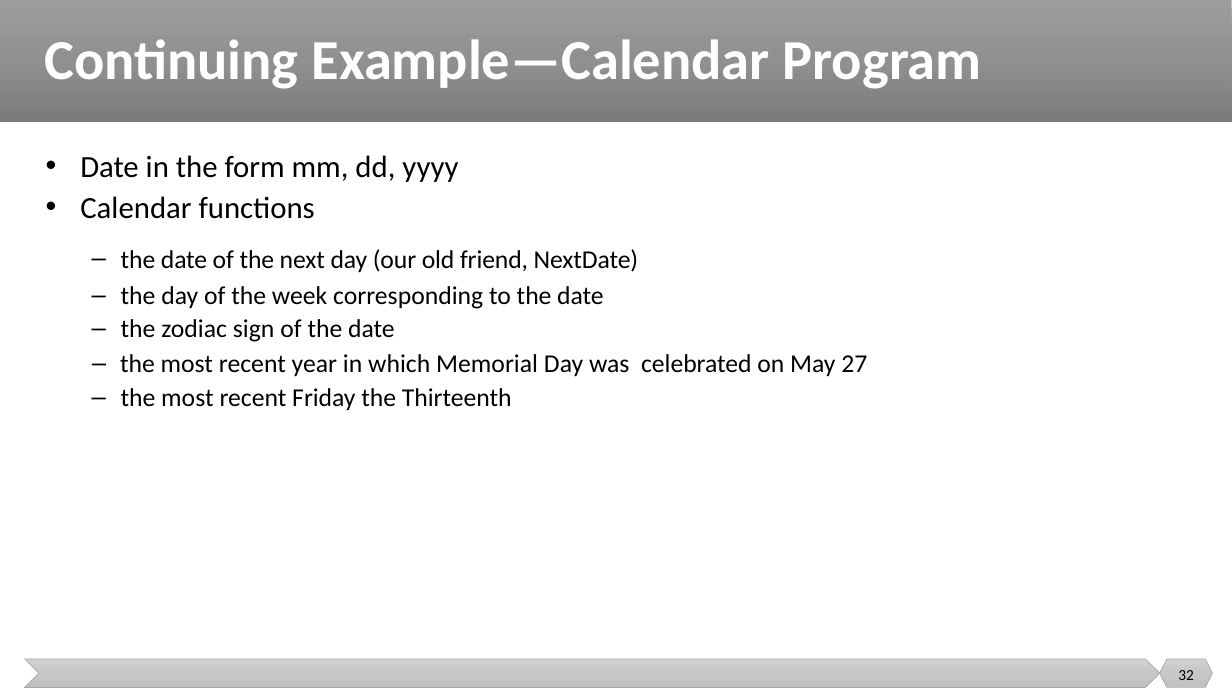
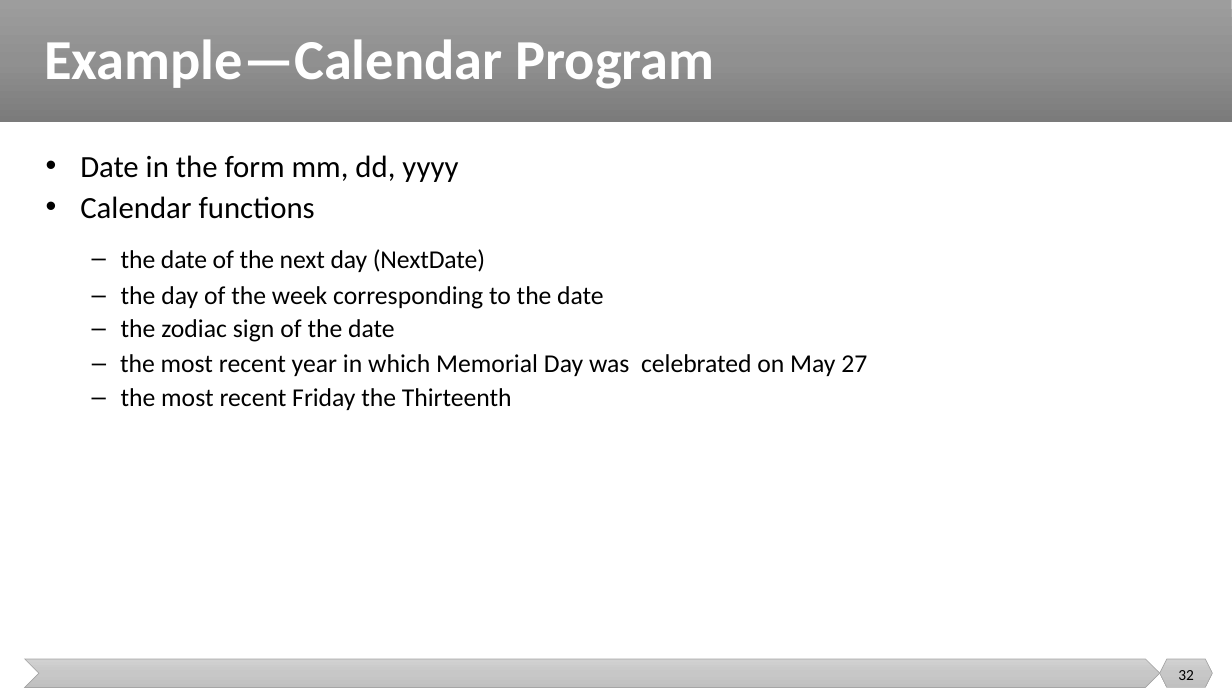
Before and after one commit to malenezi/malenezi, a slide deck: slide 32 of SE401/Lectures/8-Integration, System and Regression Testing/Integration Testing.pptx. Drawn at 1232x693 pixels with LibreOffice and Linux fonts; fonts in the diff are those of the drawing. Boxes give left, top, right and bottom in pixels: in the first picture for what was removed or moved away, otherwise in the second. Text is boxed around its words. In the diff, an @@ line names an element or a change of style, - is before the commit and + after.

Commit message:
up

```diff
--- a/SE401/Lectures/8-Integration, System and Regression Testing/Integration Testing.pptx
+++ b/SE401/Lectures/8-Integration, System and Regression Testing/Integration Testing.pptx
@@ title at <box>44,39,714,89</box>: text changed @@
-Continuing Example—Calendar Program
+Example—Calendar Program
@@ text at <box>121,249,485,272</box>: text changed @@
-  – the date of the next day (our old friend, NextDate)
+  – the date of the next day (NextDate)
```
